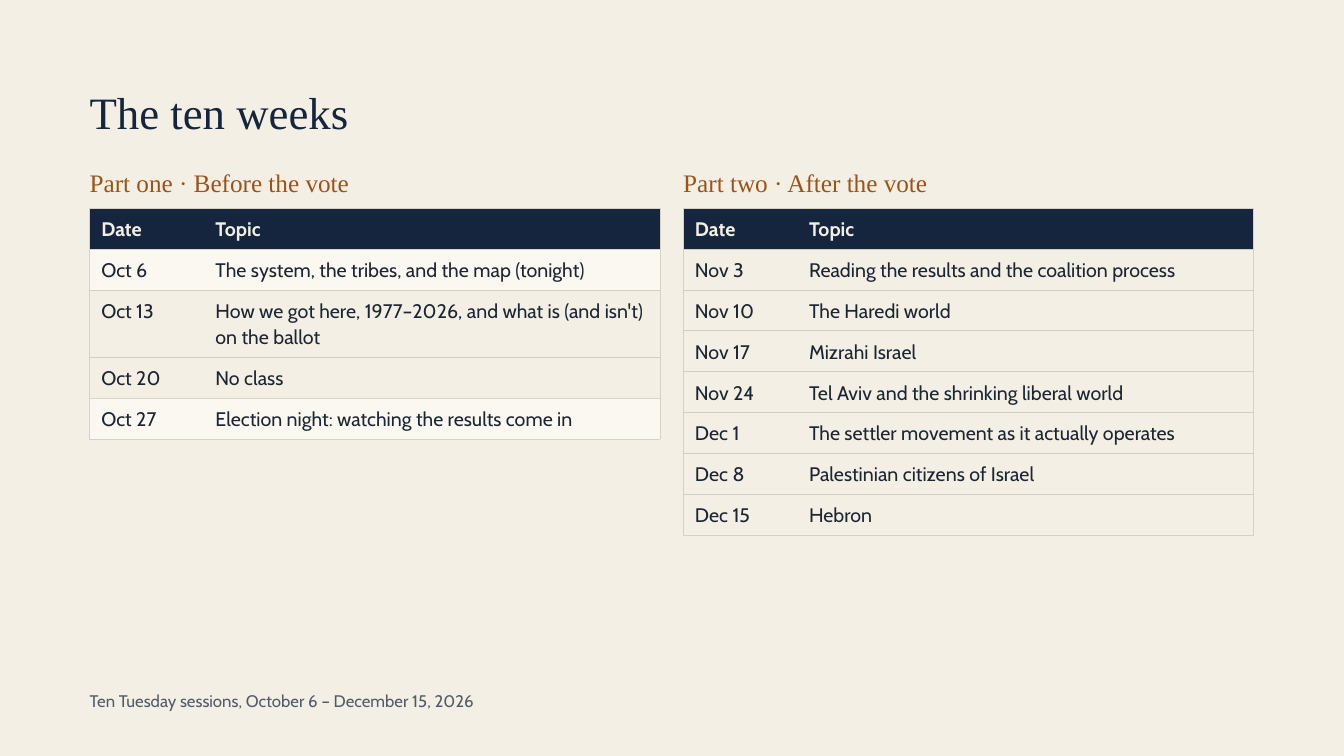
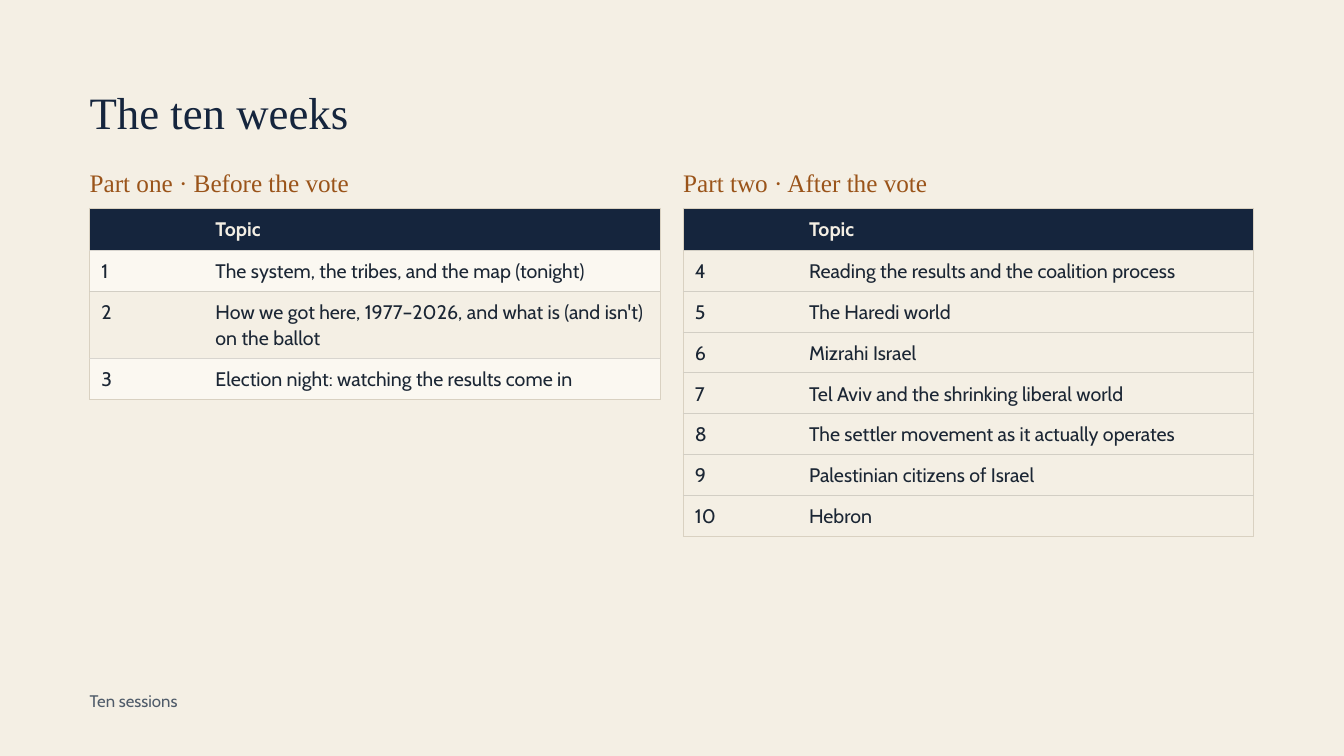
Before and after one commit to RavBogard/israelielection, a slide deck: slide 3 of public/teach/session-1-deck.pptx. Drawn at 1344x756 pixels with LibreOffice and Linux fonts; fonts in the diff are those of the drawing. Boxes give left, top, right and bottom in pixels: in the first picture for what was removed or moved away, otherwise in the second. Text is boxed around its words. In the diff, an @@ line names an element or a change of style, - is before the commit and + after.

```diff
--- a/public/teach/session-1-deck.pptx
+++ b/public/teach/session-1-deck.pptx
@@ table at [90,209,660,395] @@
-row 1: Date | Topic
-row 2: Oct 6 | The system, the tribes, and the map (tonight)
-row 3: Oct 13 | How we got here, 1977–2026, and what is (and isn't) on the ballot
-row 4: Oct 20 | No class
-row 5: Oct 27 | Election night: watching the results come in
+row 1:  | Topic
+row 2: 1 | The system, the tribes, and the map (tonight)
+row 3: 2 | How we got here, 1977–2026, and what is (and isn't) on the ballot
+row 4: 3 | Election night: watching the results come in
@@ table at [684,209,1254,528] @@
-row 1, column 1: Date
+row 1, column 1: 
-row 2, column 1: Nov 3
+row 2, column 1: 4
-row 3, column 1: Nov 10
+row 3, column 1: 5
-row 4, column 1: Nov 17
+row 4, column 1: 6
-row 5, column 1: Nov 24
+row 5, column 1: 7
-row 6, column 1: Dec 1
+row 6, column 1: 8
-row 7, column 1: Dec 8
+row 7, column 1: 9
-row 8, column 1: Dec 15
+row 8, column 1: 10
@@ text at [90,695,178,707]: text changed @@
-Ten Tuesday sessions, October 6 – December 15, 2026
+Ten sessions
```
Also in this commit, not shown: 7 other slides changed, 1 other file.
